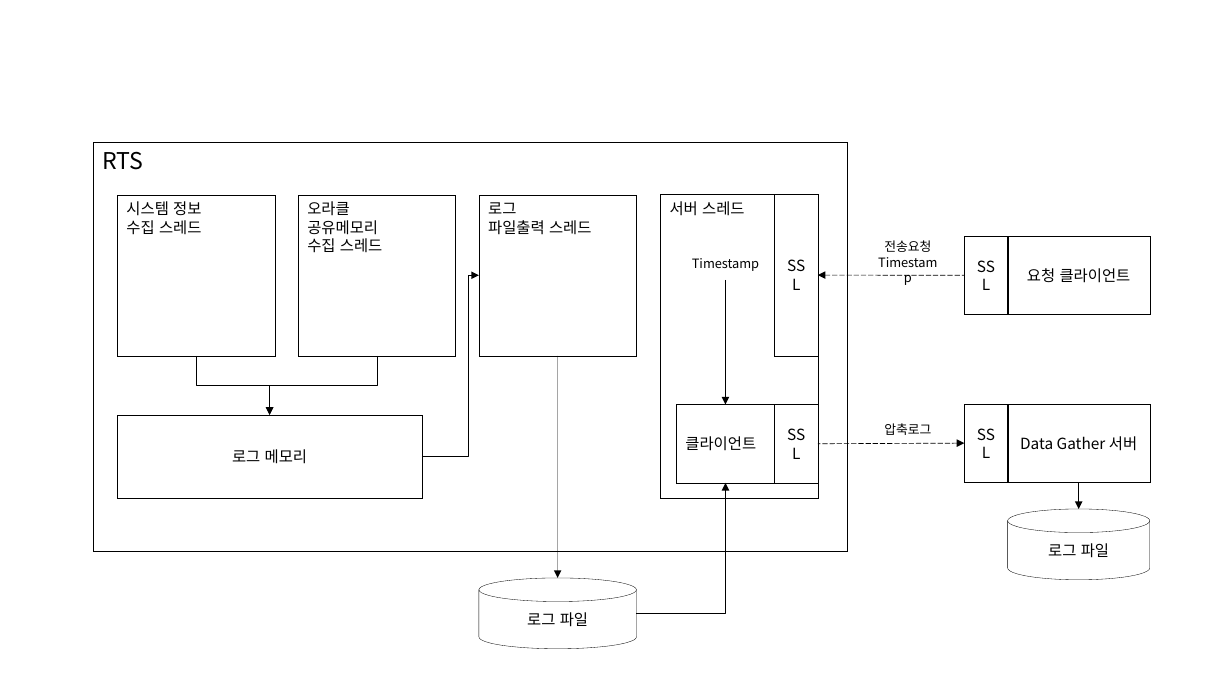
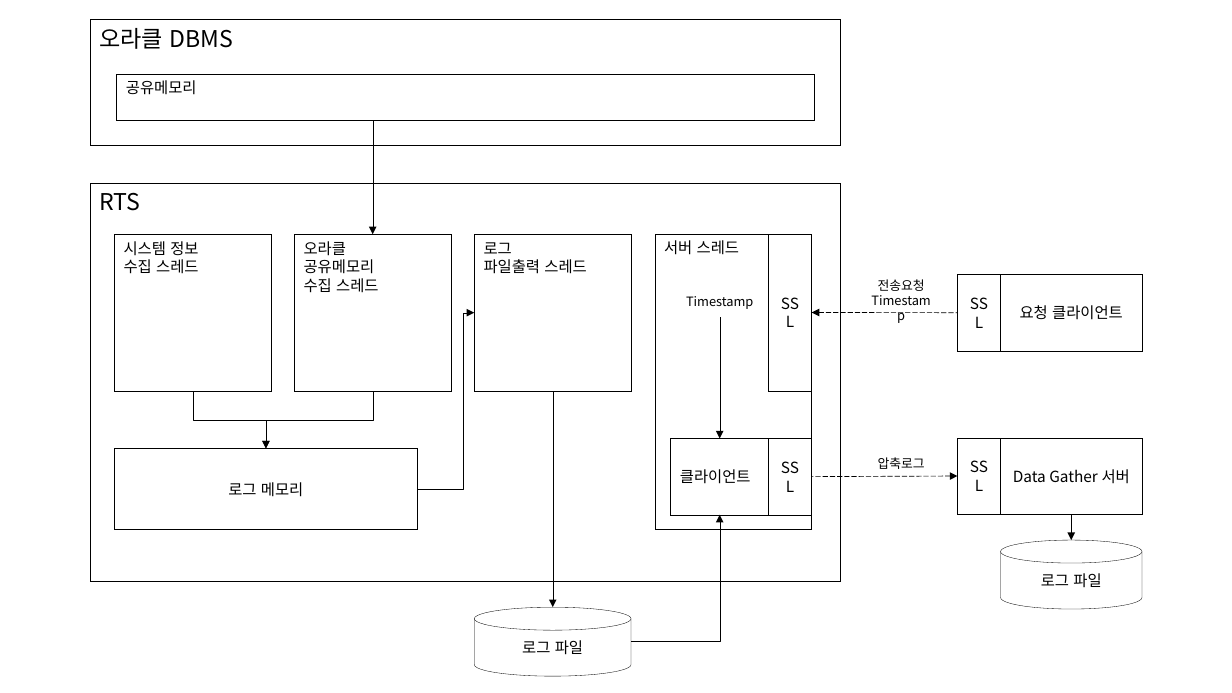
Before and after one commit to jin-mh/rts, a slide deck: slide 1 of rts.pptx. Drawn at 1232x693 pixels with LibreOffice and Linux fonts; fonts in the diff are those of the drawing. Boxes give left, top, right and bottom in pixels: in the first picture for what was removed or moved away, otherwise in the second. Text is boxed around its words. In the diff, an @@ line names an element or a change of style, - is before the commit and + after.

```diff
--- a/rts.pptx
+++ b/rts.pptx
@@ rectangle added at box(90, 19, 840, 145), outline #000000 0.25 pt, 18 pt, text #000000 @@
+오라클 DBMS
@@ rectangle added at box(116, 74, 814, 120), outline #000000 0.25 pt, 12 pt, text #000000 @@
+공유메모리
@@ arrow added from (372, 120) to (372, 235), #000000 0.25 pt @@
@@ rectangle "RTS": place and size @@
-rectangle "RTS" at box(92, 142, 847, 552)
+rectangle "RTS" at box(90, 183, 840, 581)
@@ rectangle "시스템 정보": place and size @@
-rectangle "시스템 정보" at box(117, 195, 274, 356)
+rectangle "시스템 정보" at box(115, 235, 272, 392)
@@ rectangle "오라클": place and size @@
-rectangle "오라클" at box(299, 195, 456, 356)
+rectangle "오라클" at box(295, 235, 452, 392)
@@ rectangle "로그": place and size @@
-rectangle "로그" at box(479, 195, 636, 356)
+rectangle "로그" at box(474, 235, 631, 392)
@@ rectangle "서버 스레드": place and size @@
-rectangle "서버 스레드" at box(661, 194, 818, 498)
+rectangle "서버 스레드" at box(655, 234, 812, 530)
@@ rectangle "SSL": place and size @@
-rectangle "SSL" at box(775, 194, 818, 356)
+rectangle "SSL" at box(769, 234, 812, 391)
@@ text "Timestamp": place and size @@
-text "Timestamp" at box(692, 258, 759, 271)
+text "Timestamp" at box(686, 296, 753, 309)
@@ text "전송요청": place and size @@
-text "전송요청" at box(884, 240, 931, 252)
+text "전송요청" at box(878, 279, 925, 291)
@@ elbow arrow moved from (422, 457) - (479, 275) to (418, 489) - (474, 312) @@
@@ 6 rectangles, 2 elbow arrows, 2 arrows, 1 text: place and size @@
-6 rectangles, 2 elbow arrows, 2 arrows, 1 text at box(196, 237, 1151, 483)
+6 rectangles, 2 elbow arrows, 2 arrows, 1 text at box(193, 274, 1142, 515)
@@ arrow moved from (558, 356) - (558, 578) to (553, 391) - (553, 607) @@
@@ rectangle "로그 메모리": place and size @@
-rectangle "로그 메모리" at box(117, 415, 422, 498)
+rectangle "로그 메모리" at box(115, 448, 418, 530)
@@ 2 cylinders, 1 arrow: place and size @@
-2 cylinders, 1 arrow at box(479, 444, 1151, 649)
+2 cylinders, 1 arrow at box(474, 476, 1142, 677)
@@ elbow arrow moved from (637, 614) - (726, 483) to (631, 641) - (720, 515) @@
@@ arrow moved from (1079, 509) - (1079, 482) to (1071, 541) - (1071, 514) @@
```
